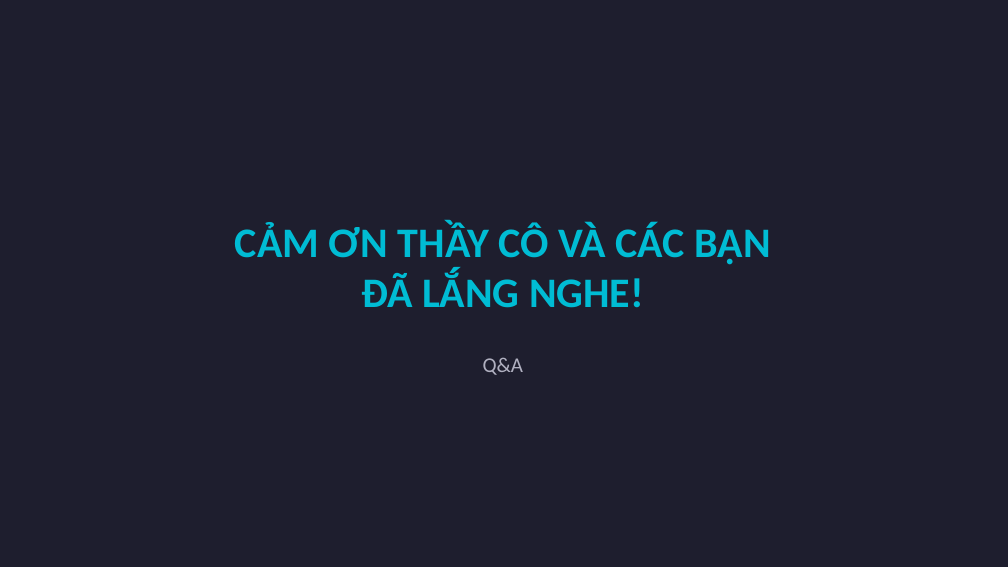
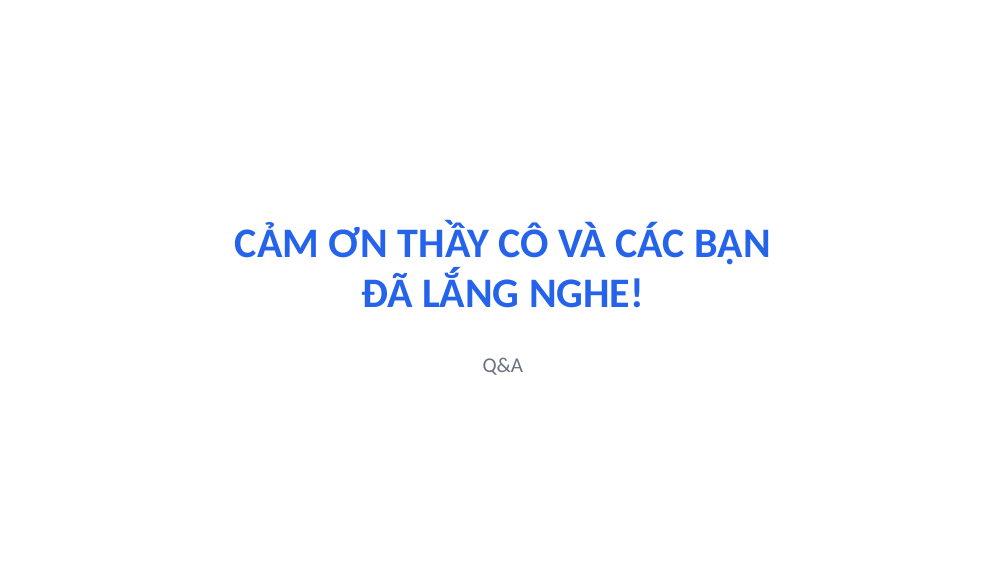
Before and after one commit to ThuyLoiLerning/KhoaHocDuLieu, a slide deck: slide 23 of reports/slides/TrinhBay_ChuyenDe4.pptx (slide 20 before the commit). Drawn at 1008x567 pixels with LibreOffice and Linux fonts; fonts in the diff are those of the drawing. Boxes give left, top, right and bottom in pixels: in the first picture for what was removed or moved away, otherwise in the second. Text is boxed around its words. In the diff, an @@ line names an element or a change of style, - is before the commit and + after.

```diff
--- a/reports/slides/TrinhBay_ChuyenDe4.pptx
+++ b/reports/slides/TrinhBay_ChuyenDe4.pptx
@@ background #1E1E2E to #FFFFFF @@
@@ text "CẢM ƠN THẦY CÔ VÀ ..." at (235,222,771,308): text colour #00BCD4 to #2563EB @@
@@ text "Q&A" at (483,357,524,375): text colour #B0B0C0 to #6B7280 @@
```
Also in this commit, not shown: 14 other slides changed, 8 slides added, 5 slides removed, 10 other files.
